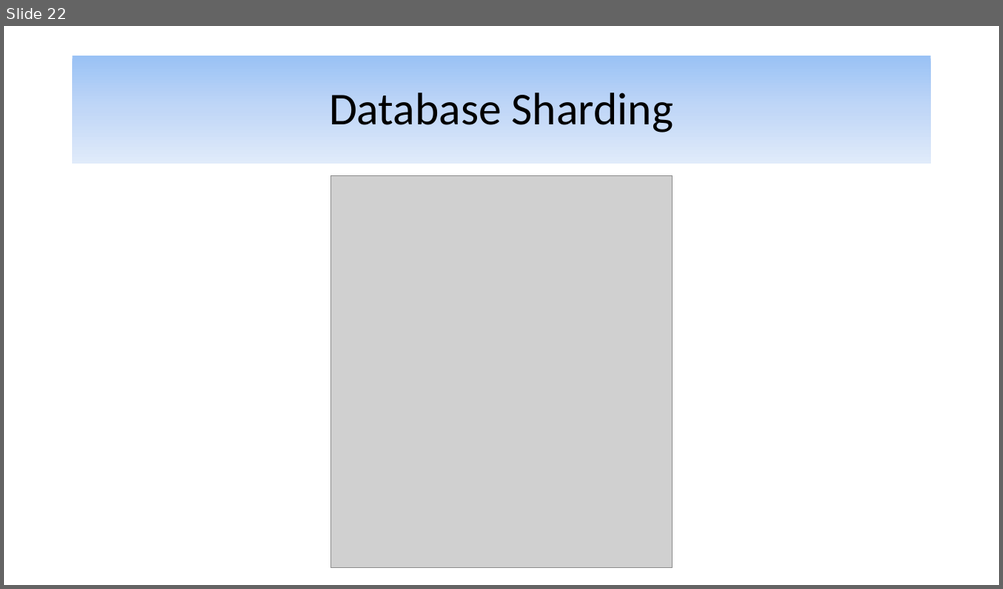
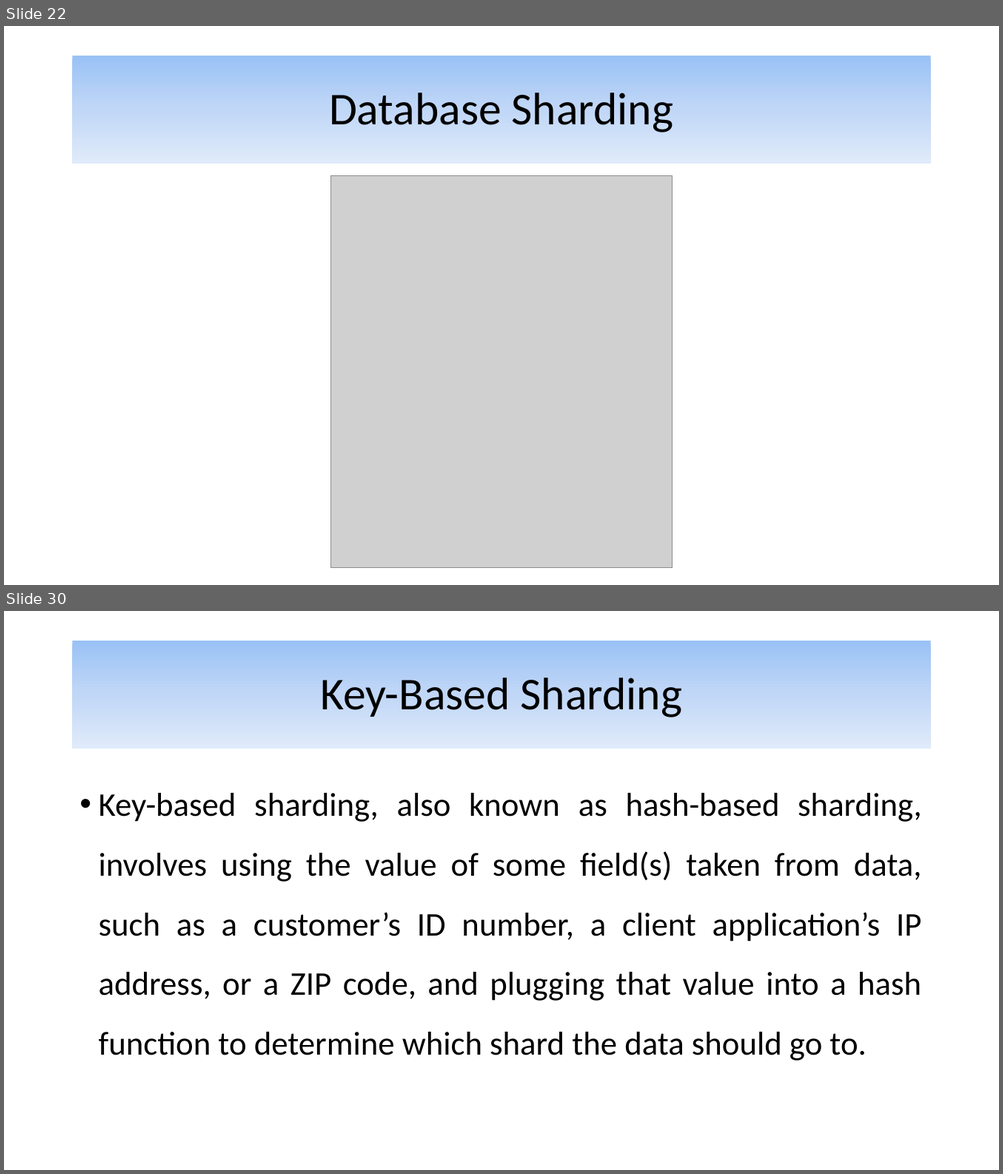
Before and after one commit to alijfri99/presentations, a slide deck: Advanced DBMS Presentation.pptx. Shown one above the other, each under a label of ours: slide 22 before the commit, slides 22 and 30 after it; the slides between them are not shown. The pictures are 1003x589 and 1003x1174 pixels, drawn with LibreOffice and Linux fonts; fonts in the diff are those of the drawing; grey boxes stand for pictures. Boxes give left, top, right and bottom in pixels: in the first picture for what was removed or moved away, otherwise in the second. Text is boxed around its words. In the diff, an @@ line names an element or a change of style, - is before the commit and + after.

Commit message:
Finished key-based sharding

```diff
--- a/Advanced DBMS Presentation.pptx
+++ b/Advanced DBMS Presentation.pptx
@@ slide 30 added at box(4, 611, 999, 1170), background #FFFFFF @@
@@ title added at box(73, 641, 930, 749), fill gradient #9AC3F5 to #C2D8F8 to #E1EBFB, 44 pt, text #000000 @@
+Key-Based Sharding
@@ text added at box(99, 793, 922, 1061), 32 pt, text #000000 @@
+• Key-based sharding, also known as hash-based sharding, involves using the value of some field(s) taken from data, such as a customer’s ID number, a client application’s IP address, or a ZIP code, and plugging that value into a hash function to determine which shard the data should go to.
```
Also in this commit, not shown: 12 other slides added, 1 slide removed.
